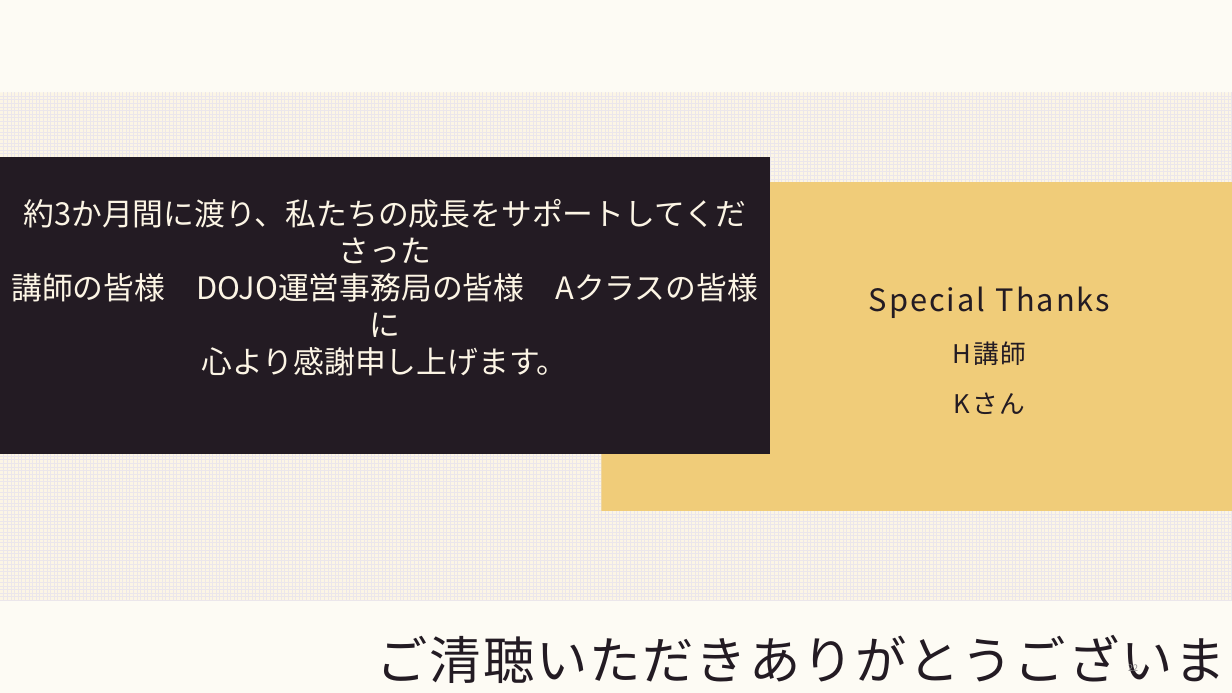
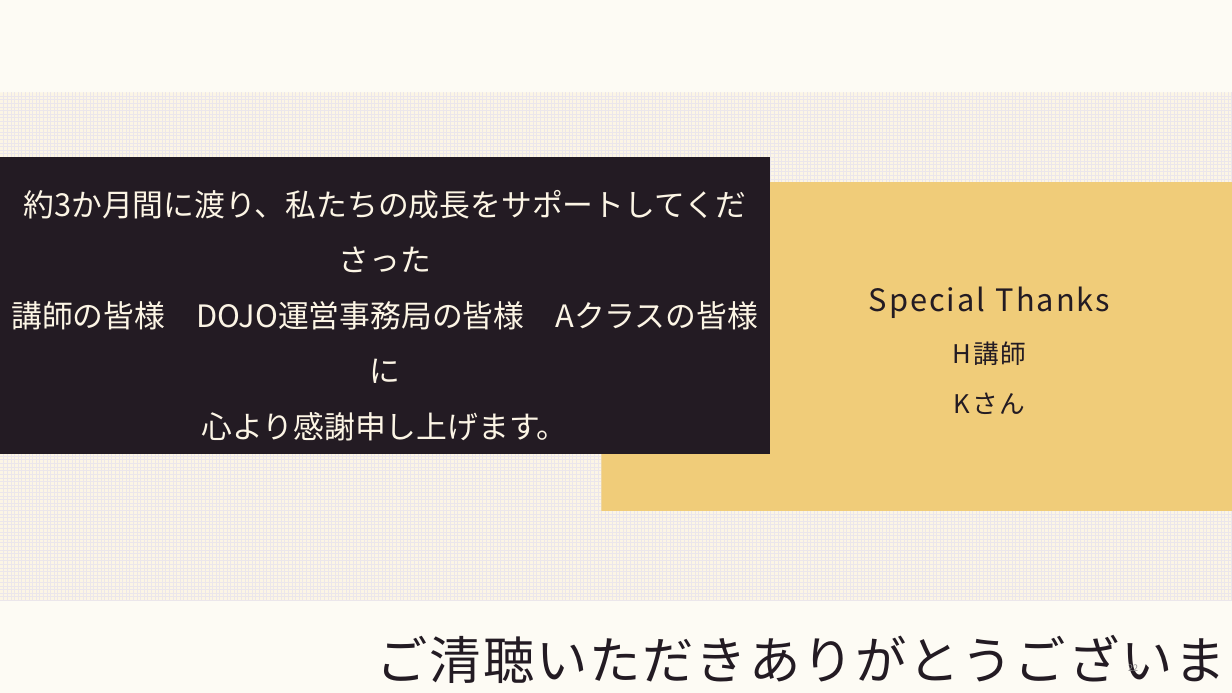
Before and after one commit to DOJO-2021/A-4, a slide deck: slide 22 of documents/A4_worldMap_発表会資料_0630.pptx. Drawn at 1232x693 pixels with LibreOffice and Linux fonts; fonts in the diff are those of the drawing. Boxes give left, top, right and bottom in pixels: in the first picture for what was removed or moved away, otherwise in the second. Text is boxed around its words. In the diff, an @@ line names an element or a change of style, - is before the commit and + after.

```diff
--- a/documents/A4_worldMap_発表会資料_0630.pptx
+++ b/documents/A4_worldMap_発表会資料_0630.pptx
@@ rectangle "約3か月間に渡り、私たちの成長をサポートしてくださった" at box(0, 158, 770, 454): line spacing 1 to 1.5 @@
```
Also in this commit, not shown: 20 other slides changed, 1 slide added, 1 other file.
